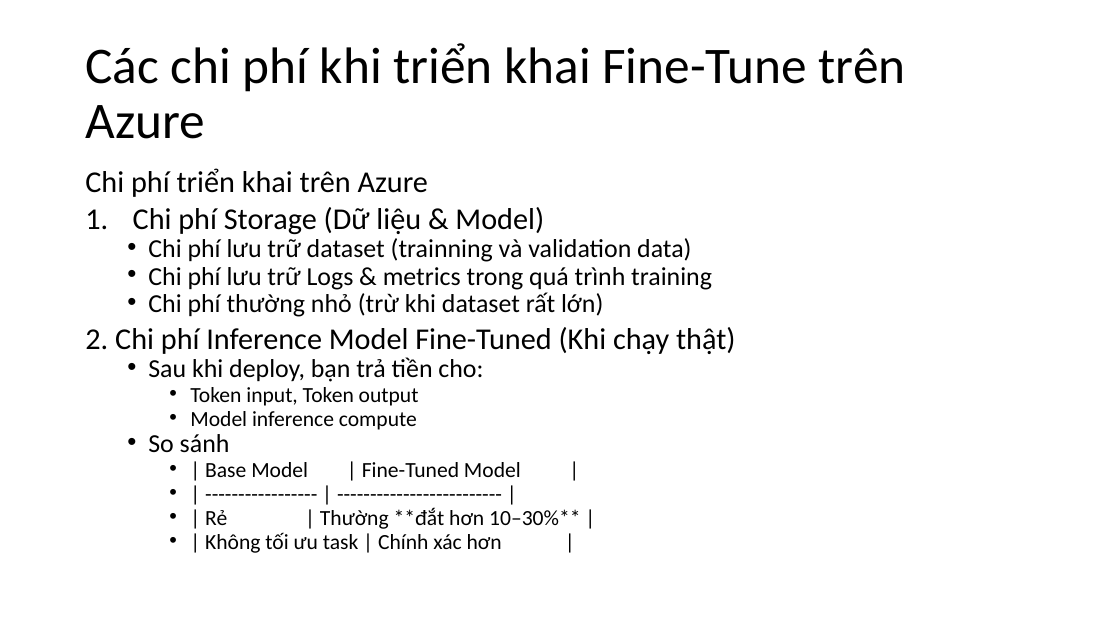
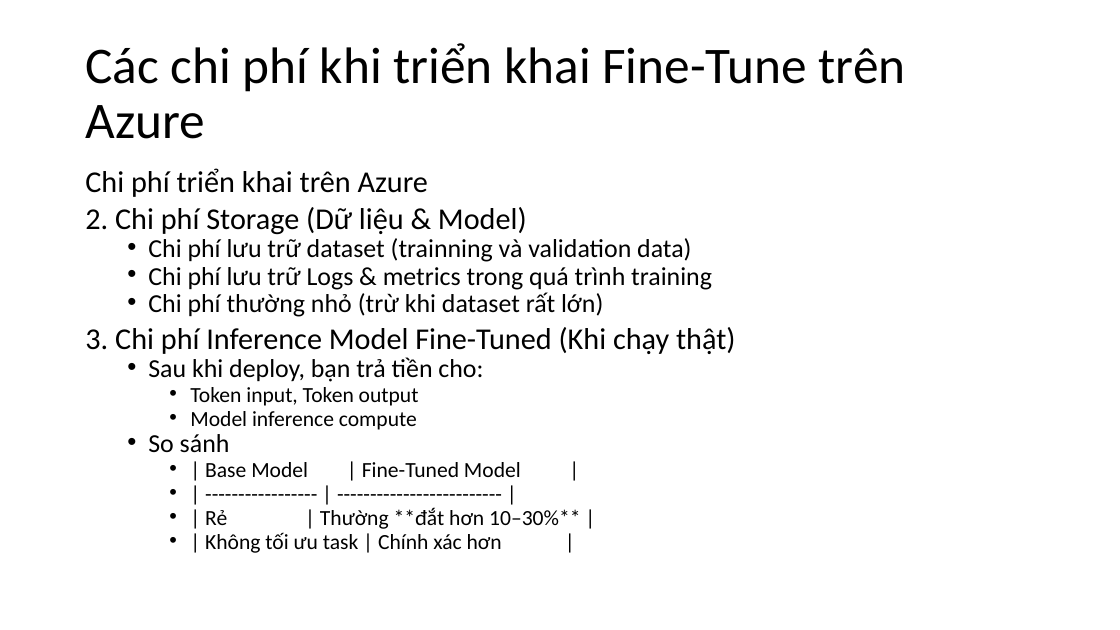
Before and after one commit to longdd90jp/sample-ai, a slide deck: slide 22 of fine-tune-pc/AI-Fine_Tune.pptx (slide 23 before the commit). Drawn at 1120x630 pixels with LibreOffice and Linux fonts; fonts in the diff are those of the drawing. Boxes give left, top, right and bottom in pixels: in the first picture for what was removed or moved away, otherwise in the second. Text is boxed around its words. In the diff, an @@ line names an element or a change of style, - is before the commit and + after.

```diff
--- a/fine-tune-pc/AI-Fine_Tune.pptx
+++ b/fine-tune-pc/AI-Fine_Tune.pptx
@@ text at <box>85,207,527,235</box>: text changed @@
-1. Chi phí Storage (Dữ liệu & Model)
+2. Chi phí Storage (Dữ liệu & Model)
@@ text at <box>85,327,735,354</box>: text changed @@
-2. Chi phí Inference Model Fine-Tuned (Khi chạy thật)
+3. Chi phí Inference Model Fine-Tuned (Khi chạy thật)
```
Also in this commit, not shown: 8 other slides changed, 2 slides added, 3 slides removed, 1 other file.
